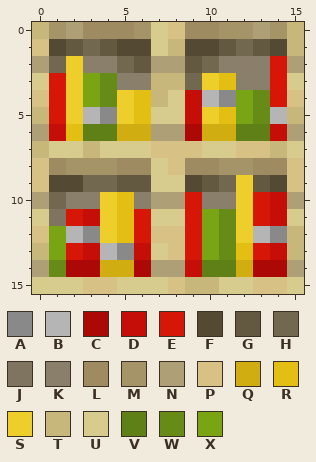
Pixel-art sprite: Versandordner/Unsortiert/birch_bookshelf.png. That is the earlier state.
The file is 16x16 pixels. Colours within 5 levels of each other are drawn and written as one.
Palette (. is transparent): A #898989  B #b5b5b5  C #ac0906  D #c40e07  E #d61607  F #544a34  G #635840  H #72674f  J #7f745f  K #897f6a  L #9e8b61  M #a59467  N #ae9f76  P #d7c185  Q #d0ad11  R #e2bf12  S #eece2a  T #c8b77a  U #d7cb8d  V #5f8016  W #678b17  X #79a515
The result:
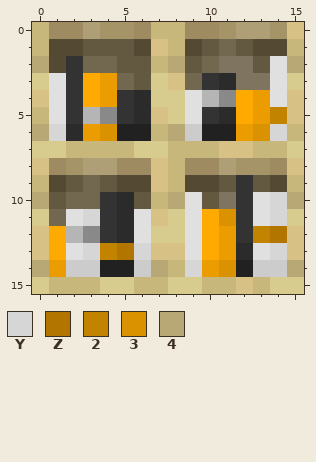
Colours new in this view: Y #d6d6d6  Z #b27600  2 #c28400  3 #db9200  4 #b8a875
What changed:
{"colour":"C","old":"#ac0906","new":"#cccccc"}
{"colour":"E","old":"#d61607","new":"#e0e0e0"}
{"colour":"Q","old":"#d0ad11","new":"#212121"}
{"colour":"R","old":"#e2bf12","new":"#2b2b2b"}
{"colour":"S","old":"#eece2a","new":"#333333"}
{"colour":"W","old":"#678b17","new":"#ea9c00"}
{"colour":"X","old":"#79a515","new":"#ffaa00"}
{"y":0,"x":1,"old":"MNLLLMUP","new":"LLNMMLTT"}
{"y":0,"x":12,"old":"M","new":"N"}
{"y":0,"x":15,"old":"T","new":"P"}
{"y":1,"x":0,"old":"P","new":"T"}
{"y":1,"x":2,"old":"GH","new":"FG"}
{"y":1,"x":5,"old":"F","new":"G"}
{"y":1,"x":7,"old":"U","new":"P"}
{"y":1,"x":10,"old":"FGHG","new":"GHGF"}
{"y":2,"x":0,"old":"NH","new":"4F"}
{"y":2,"x":3,"old":"KKH","new":"HHG"}
{"y":2,"x":7,"old":"NN","new":"T4"}
{"y":2,"x":11,"old":"KKK","new":"JJG"}
{"y":2,"x":15,"old":"N","new":"4"}
{"y":3,"x":5,"old":"KKTT","new":"HGUP"}
{"y":3,"x":12,"old":"KK","new":"JJ"}
{"y":4,"x":7,"old":"T","new":"U"}
{"y":4,"x":9,"old":"D","new":"E"}
{"y":5,"x":7,"old":"U","new":"P"}
{"y":5,"x":9,"old":"D","new":"E"}
{"y":5,"x":14,"old":"BT","new":"2P"}
{"y":6,"x":0,"old":"ND","new":"4Y"}
{"y":6,"x":3,"old":"VV","new":"W3"}
{"y":6,"x":7,"old":"NN","new":"T4"}
{"y":6,"x":12,"old":"VVDN","new":"W3YT"}
{"y":7,"x":0,"old":"T","new":"U"}
{"y":7,"x":2,"old":"U","new":"T"}
{"y":7,"x":4,"old":"UU","new":"TT"}
{"y":7,"x":7,"old":"PPPUU","new":"UTTTP"}
{"y":7,"x":13,"old":"P","new":"T"}
{"y":8,"x":3,"old":"MM","new":"NN"}
{"y":8,"x":7,"old":"UP","new":"PT"}
{"y":8,"x":11,"old":"M","new":"N"}
{"y":8,"x":13,"old":"L","new":"M"}
{"y":9,"x":0,"old":"P","new":"T"}
{"y":9,"x":2,"old":"F","new":"G"}
{"y":9,"x":4,"old":"HGGUU","new":"GFFPT"}
{"y":9,"x":10,"old":"GH","new":"FG"}
{"y":9,"x":15,"old":"P","new":"T"}
{"y":10,"x":0,"old":"NHKK","new":"4GHH"}
{"y":10,"x":6,"old":"KNN","new":"GT4"}
{"y":10,"x":10,"old":"KK","new":"GJ"}
{"y":10,"x":14,"old":"DN","new":"Y4"}
{"y":11,"x":1,"old":"J","new":"H"}
{"y":11,"x":3,"old":"D","new":"Y"}
{"y":11,"x":7,"old":"U","new":"P"}
{"y":11,"x":11,"old":"W","new":"3"}
{"y":11,"x":14,"old":"D","new":"Y"}
{"y":12,"x":7,"old":"PP","new":"UU"}
{"y":12,"x":13,"old":"BAT","new":"2ZP"}
{"y":13,"x":0,"old":"T","new":"P"}
{"y":13,"x":3,"old":"DBADU","new":"Y2ZYP"}
{"y":13,"x":14,"old":"DT","new":"YP"}
{"y":14,"x":0,"old":"N","new":"4"}
{"y":14,"x":7,"old":"NNDVV","new":"4TYW3"}
{"y":14,"x":15,"old":"N","new":"4"}
{"y":15,"x":1,"old":"UUPP","new":"TTTU"}
{"y":15,"x":6,"old":"UUPT","new":"TTUU"}
{"y":15,"x":11,"old":"UUPP","new":"TPTU"}
